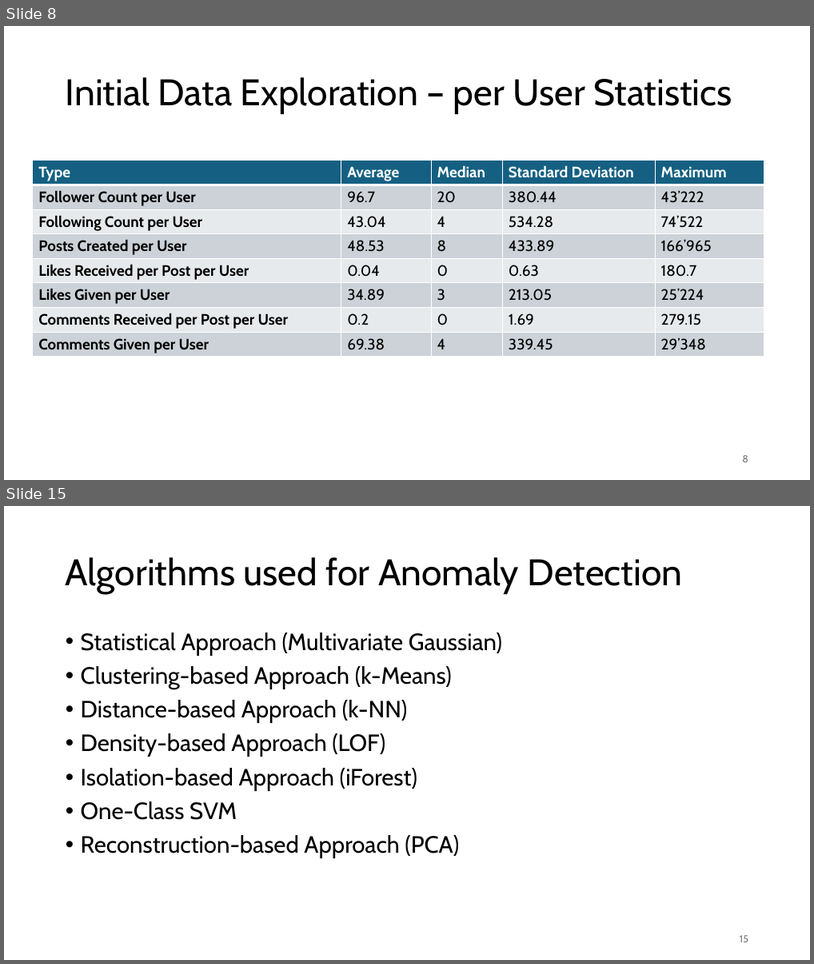
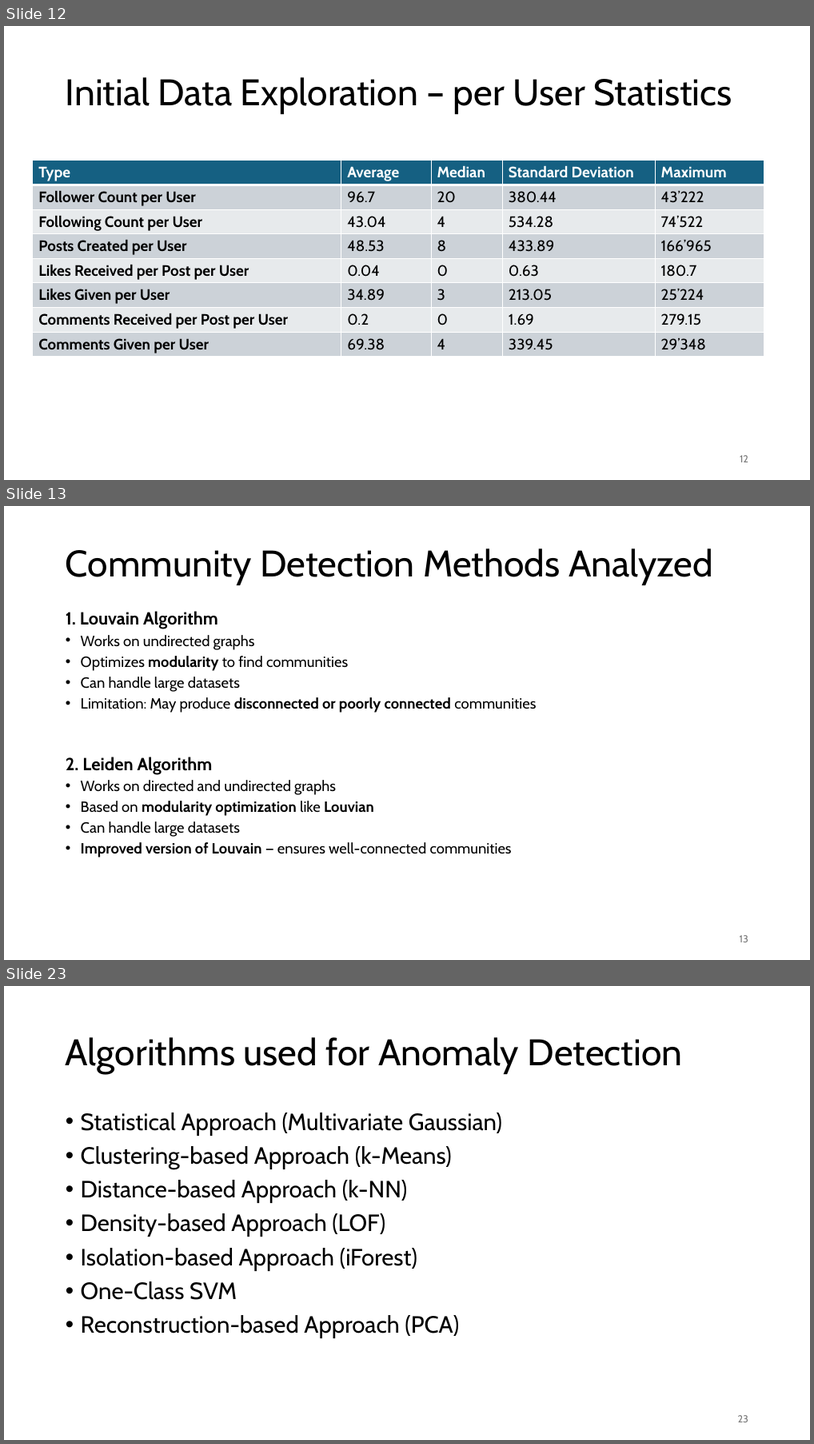
Before and after one commit to jonas-blum/data-mining-1, a slide deck: project/project-presentation-group51.pptx. Shown one above the other, each under a label of ours: slides 8 and 15 before the commit, slides 12, 13 and 23 after it; the slides between them are not shown. The pictures are 814x964 and 814x1444 pixels, drawn with LibreOffice and Linux fonts; fonts in the diff are those of the drawing. Boxes give left, top, right and bottom in pixels: in the first picture for what was removed or moved away, otherwise in the second. Text is boxed around its words. In the diff, an @@ line names an element or a change of style, - is before the commit and + after.

```diff
--- a/project/project-presentation-group51.pptx
+++ b/project/project-presentation-group51.pptx
@@ slide 13 added at box(4, 506, 810, 960), background #FFFFFF @@
@@ title added at box(66, 548, 714, 585), 44 pt, text #000000 @@
+Community Detection Methods Analyzed
@@ text added at box(66, 611, 536, 857), 17.6 pt, text #000000 @@
+1. Louvain Algorithm
+• Works on undirected graphs
+• Optimizes modularity to find communities
+• Can handle large datasets
+• Limitation: May produce disconnected or poorly connected communities
+2. Leiden Algorithm
+• Works on directed and undirected graphs
+• Based on modularity optimization like Louvian
+• Can handle large datasets
+• Improved version of Louvain — ensures well-connected communities
@@ page number added at box(740, 935, 749, 942), 12 pt, text #797979 @@
+13
@@ what was slide 8 is now slide 12 @@
@@ page number at box(740, 455, 749, 462): text changed @@
-8
+12
@@ what was slide 15 is now slide 23 @@
@@ page number at box(738, 1415, 749, 1422): text changed @@
-15
+23
```
Also in this commit, not shown: 3 slides changed, 14 other slides added, 7 slides removed.
